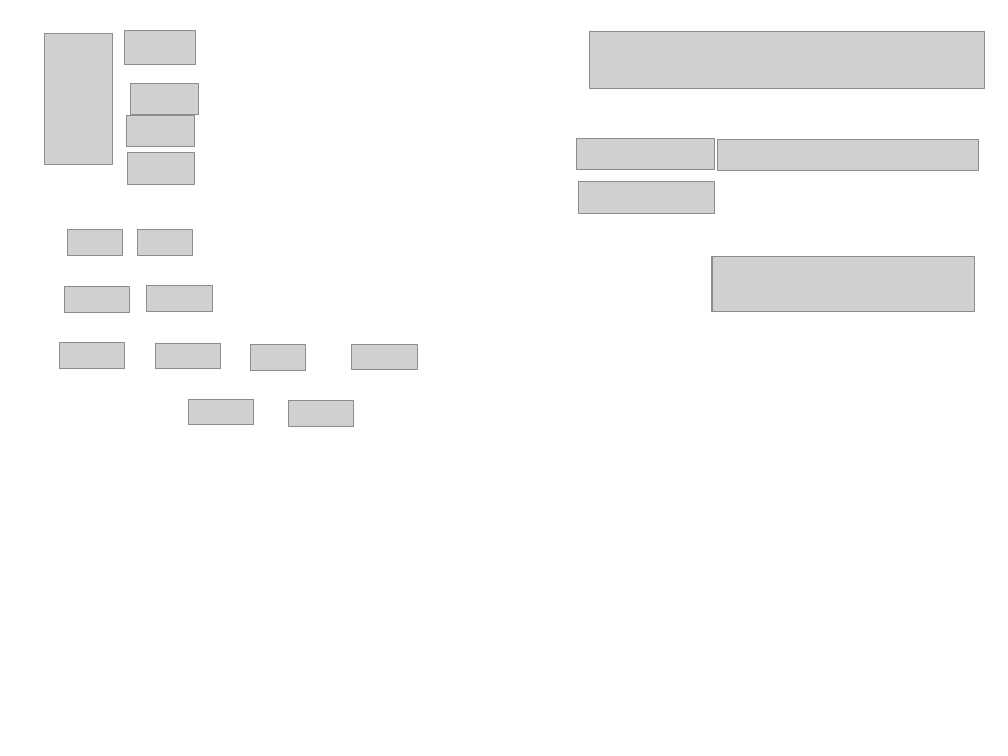
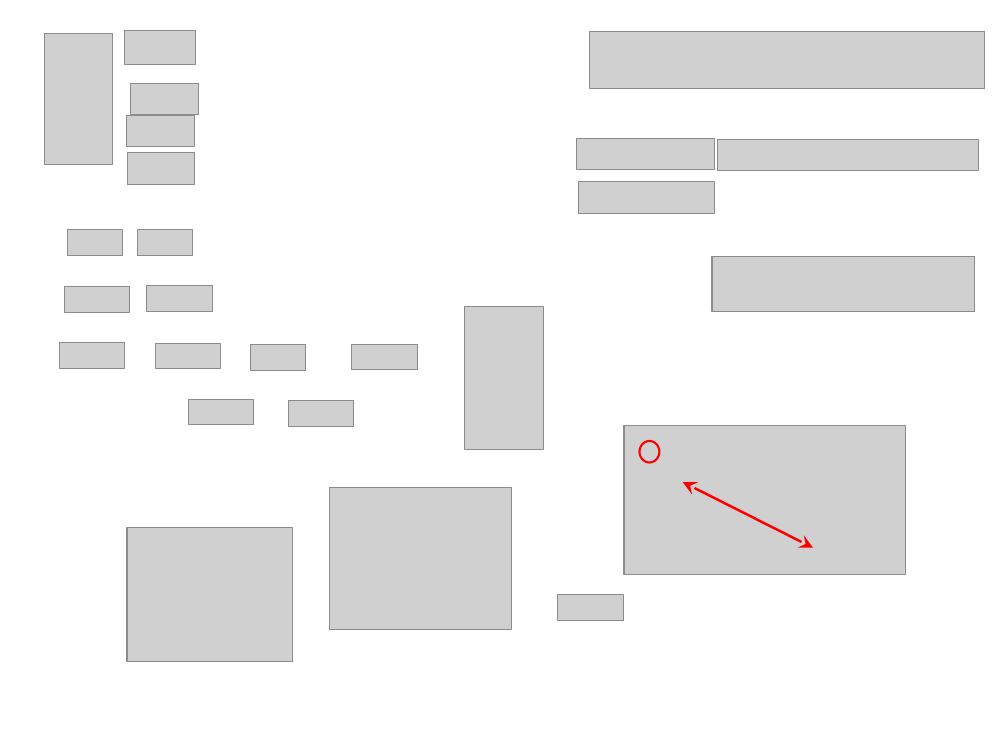
Before and after one commit to svech/Multifitting, a slide deck: slide 15 of manual/Pictures 2.0/Pictures 2.0.pptx. Drawn at 1008x756 pixels with LibreOffice and Linux fonts; fonts in the diff are those of the drawing; grey boxes stand for pictures. Boxes give left, top, right and bottom in pixels: in the first picture for what was removed or moved away, otherwise in the second. Text is boxed around its words. In the diff, an @@ line names an element or a change of style, - is before the commit and + after.

```diff
--- a/manual/Pictures 2.0/Pictures 2.0.pptx
+++ b/manual/Pictures 2.0/Pictures 2.0.pptx
@@ picture added at [464, 306, 543, 450] @@
@@ picture added at [624, 425, 905, 575] @@
@@ ellipse added at [639, 442, 659, 463], outline #FF0000 1.5 pt @@
@@ picture added at [330, 488, 511, 630] @@
@@ double arrow added from (682, 482) to (813, 547), #FF0000 1.75 pt @@
@@ picture added at [127, 527, 293, 661] @@
@@ picture added at [557, 595, 623, 621] @@
```
Also in this commit, not shown: 1 other file.
